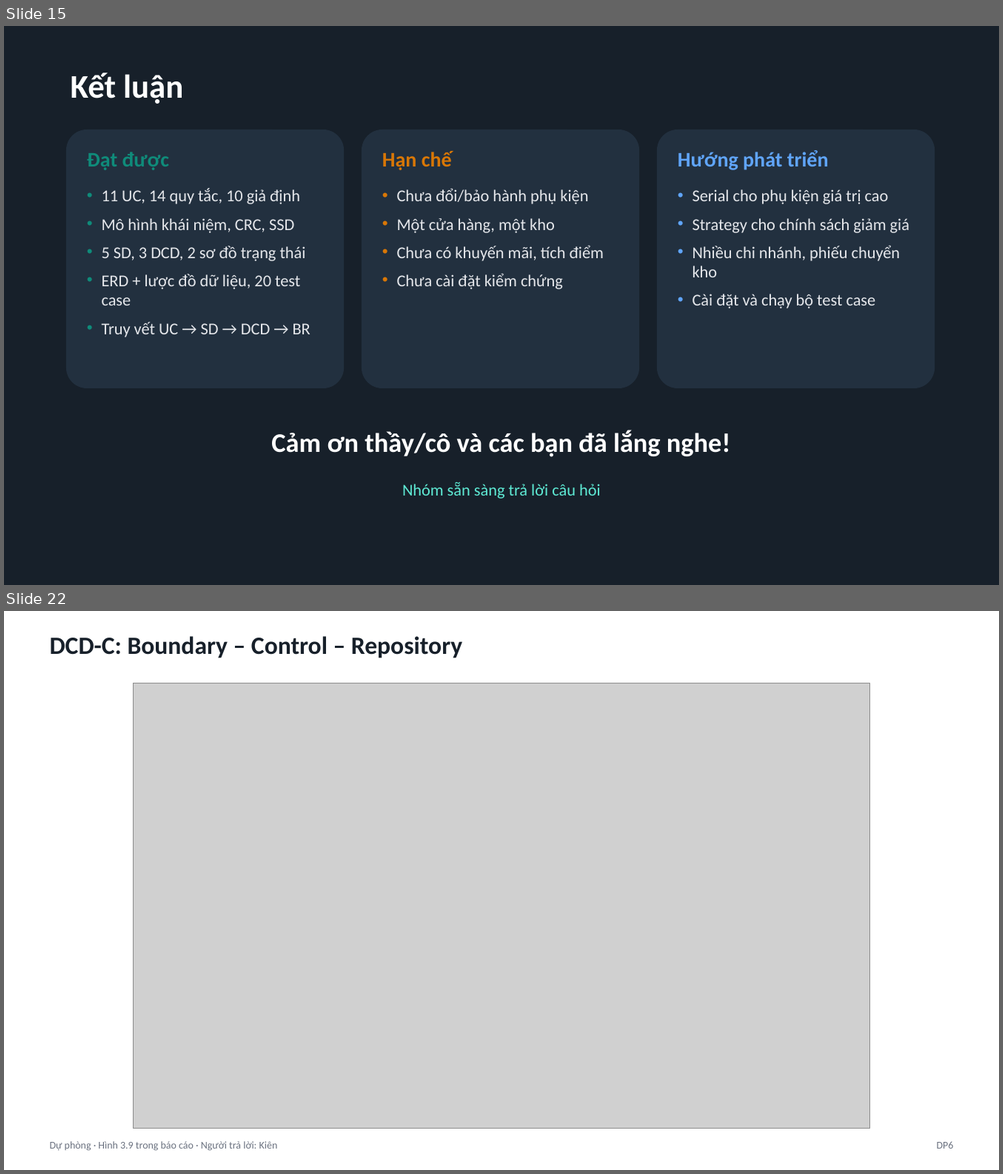
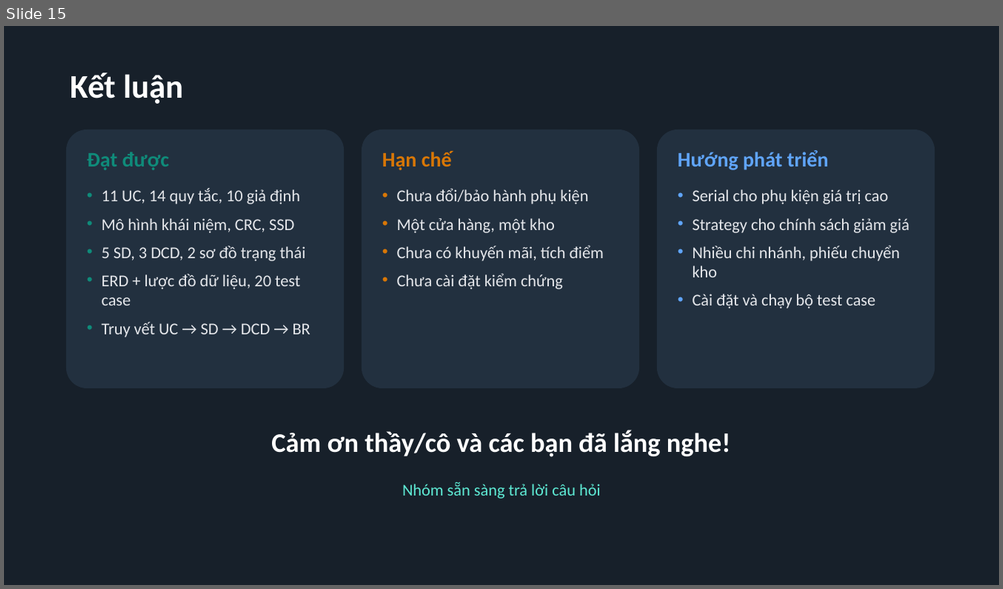
Before and after one commit to trungkien1407/OOP, a slide deck: Slide_ThuyetTrinh_15phut.pptx. Shown one above the other, each under a label of ours: slides 15 and 22 before the commit, slide 15 after it; the slides between them are not shown. The pictures are 1003x1174 and 1003x589 pixels, drawn with LibreOffice and Linux fonts; fonts in the diff are those of the drawing; grey boxes stand for pictures. Boxes give left, top, right and bottom in pixels: in the first picture for what was removed or moved away, otherwise in the second. Text is boxed around its words. In the diff, an @@ line names an element or a change of style, - is before the commit and + after.

```diff
--- a/Slide_ThuyetTrinh_15phut.pptx
+++ b/Slide_ThuyetTrinh_15phut.pptx
@@ slide 22 removed at bbox=[4, 611, 999, 1170], background #FFFFFF @@
@@ text removed at bbox=[50, 636, 462, 658] @@
-DCD-C: Boundary – Control – Repository
@@ picture removed at bbox=[133, 684, 870, 1129] @@
@@ text removed at bbox=[50, 1142, 278, 1151] @@
-Dự phòng · Hình 3.9 trong báo cáo · Người trả lời: Kiên
@@ text removed at bbox=[936, 1142, 953, 1149] @@
-DP6
```
Also in this commit, not shown: 8 other slides removed, 3 other files.
